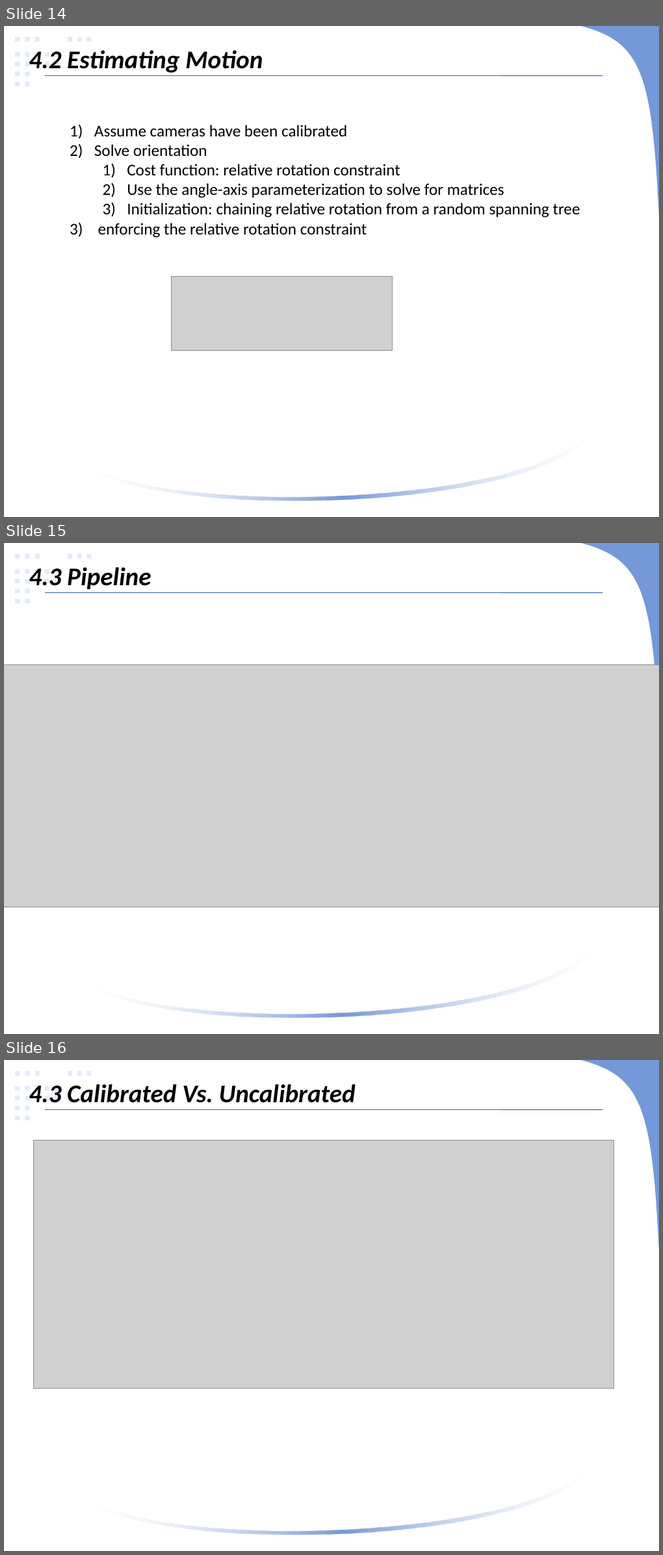
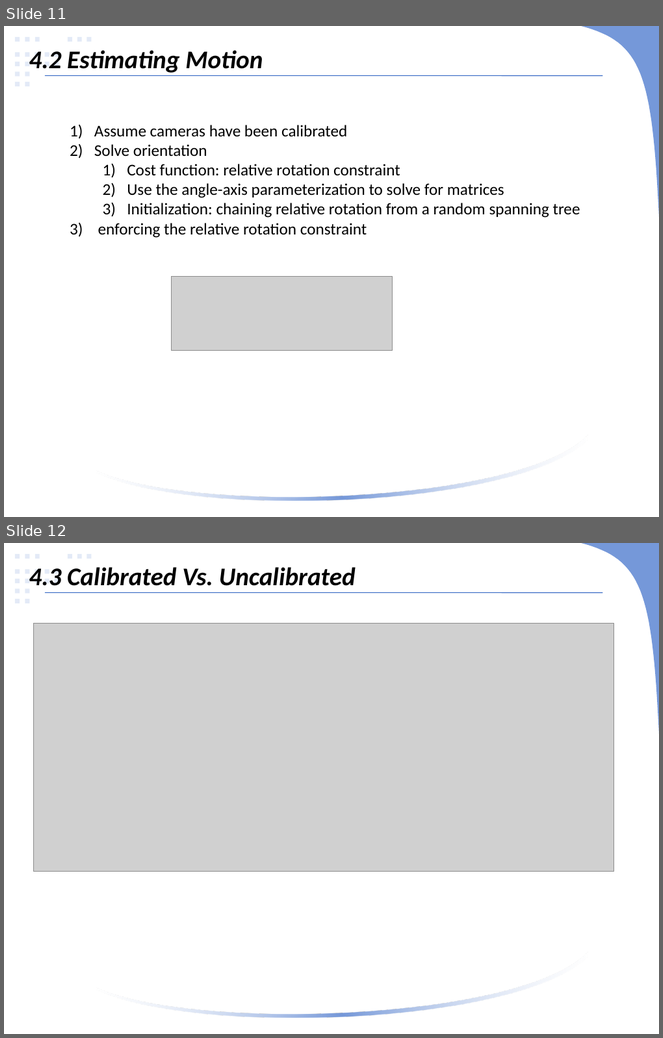
Before and after one commit to linlinge/monday-speech, a slide deck: 2019.03.25 ICCV 2015, Optimizing the Viewing Graph for Structure-from-Motion.pptx. Shown one above the other, each under a label of ours: slides 14, 15 and 16 before the commit, slides 11 and 12 after it. The pictures are 663x1555 and 663x1038 pixels, drawn with LibreOffice and Linux fonts; fonts in the diff are those of the drawing; grey boxes stand for pictures. Boxes give left, top, right and bottom in pixels: in the first picture for what was removed or moved away, otherwise in the second. Text is boxed around its words. In the diff, an @@ line names an element or a change of style, - is before the commit and + after.

```diff
--- a/2019.03.25 ICCV 2015, Optimizing the Viewing Graph for Structure-from-Motion.pptx
+++ b/2019.03.25 ICCV 2015, Optimizing the Viewing Graph for Structure-from-Motion.pptx
@@ slide 15 removed at [4, 543, 659, 1034], background #00B050; not listed: 23 template elements that a slide beside it also shows @@
@@ text removed at [29, 567, 151, 589] @@
-4.3 Pipeline
@@ line removed from (44, 593) to (603, 593) @@
@@ picture removed at [4, 665, 659, 907] @@
@@ what was slide 14 is now slide 11 @@
@@ what was slide 16 is now slide 12 @@
```
Also in this commit, not shown: 7 slides changed, 3 other slides removed.
